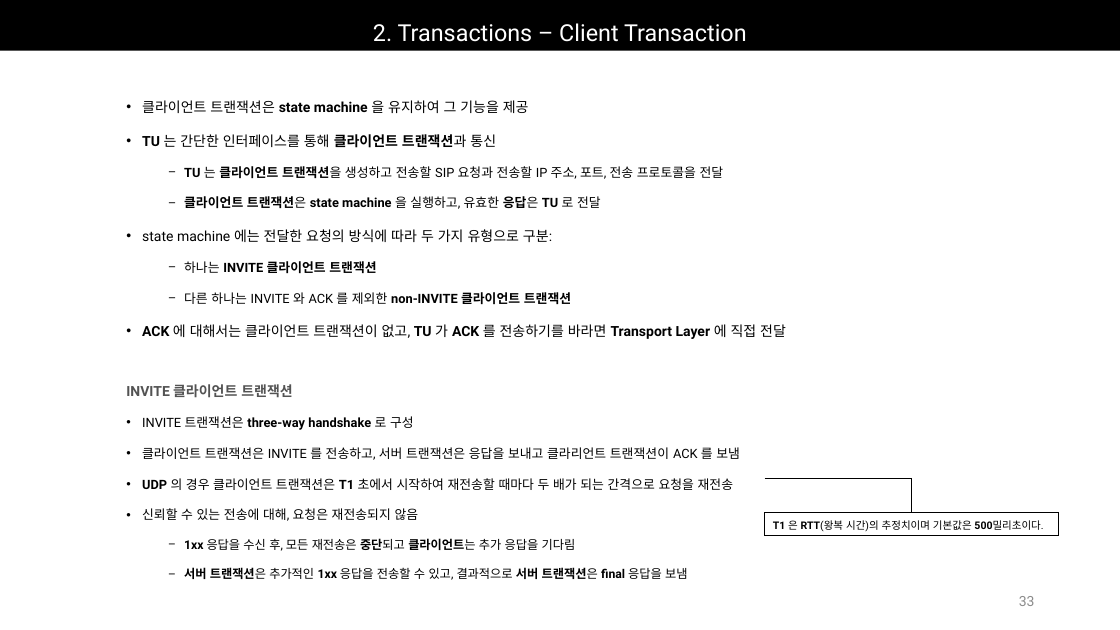
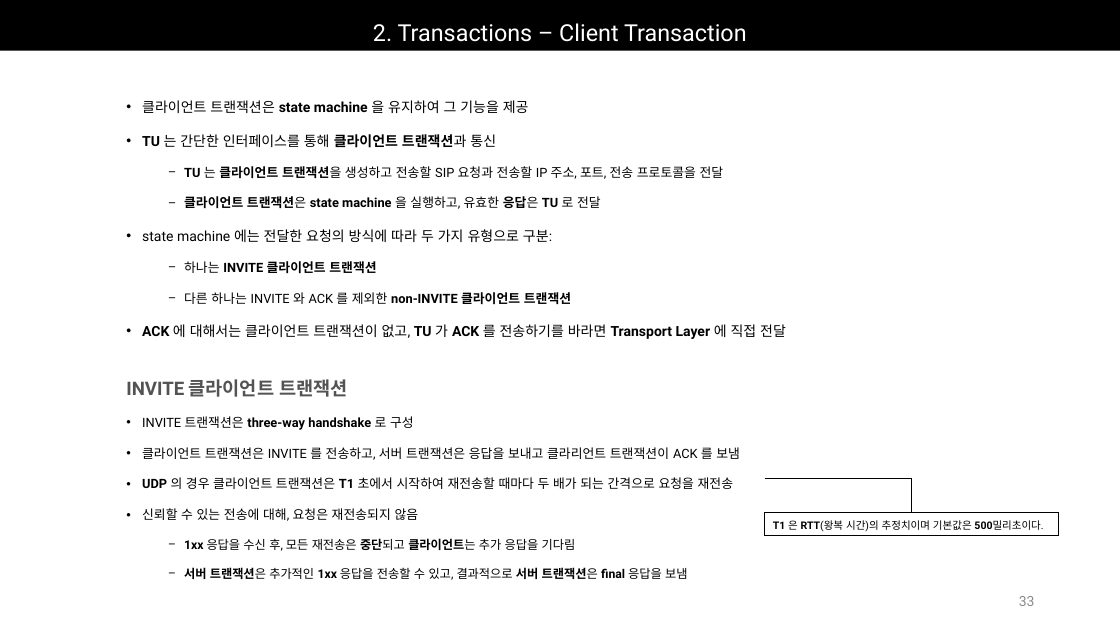
Before and after one commit to Epsilonely/SIP-Survey, a slide deck: slide 33 of 세미나 3차.pptx. Drawn at 1120x630 pixels with LibreOffice and Linux fonts; fonts in the diff are those of the drawing. Boxes give left, top, right and bottom in pixels: in the first picture for what was removed or moved away, otherwise in the second. Text is boxed around its words. In the diff, an @@ line names an element or a change of style, - is before the commit and + after.

```diff
--- a/세미나 3차.pptx
+++ b/세미나 3차.pptx
@@ text at [126, 379, 348, 397]: size 12 to 16 pt in "INVITE 클라이언트 트랜잭션" @@
```
Also in this commit, not shown: 6 other slides changed, 8 slides added, 2 other files.
